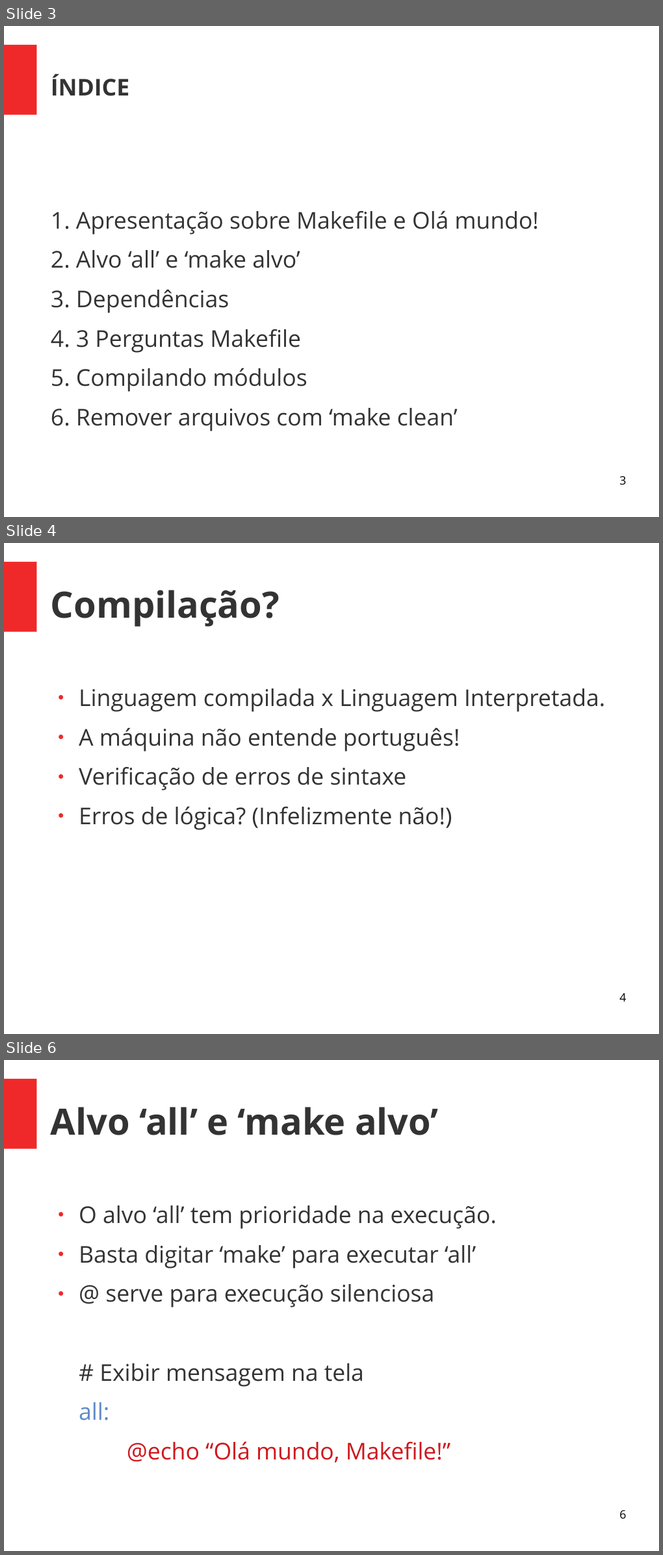
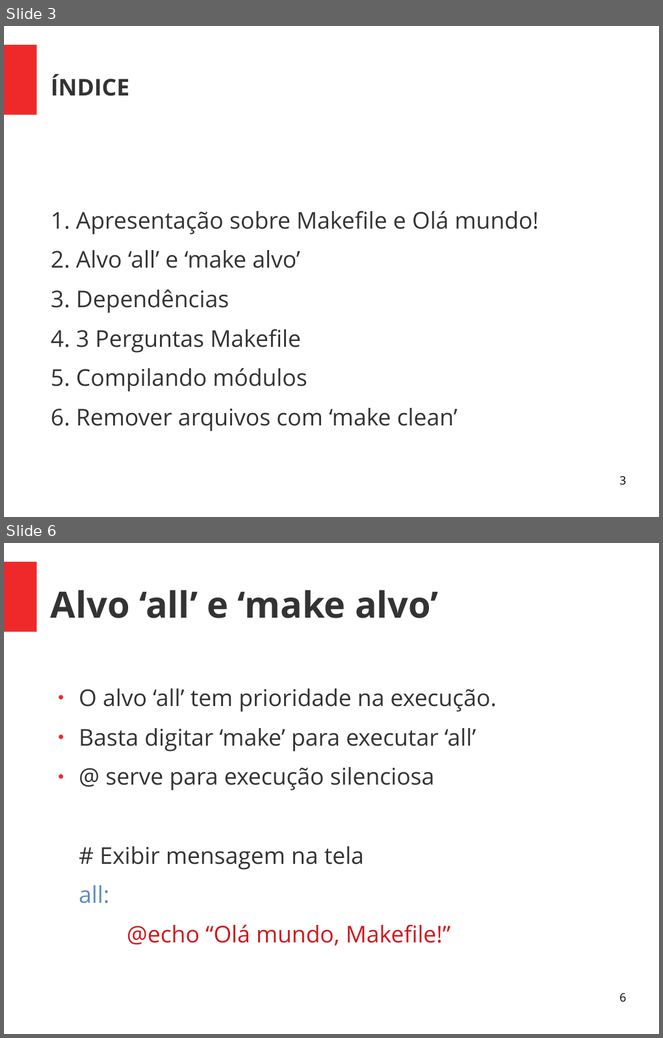
Before and after one commit to Rodolfo-Dirack/qualificacao-doutorado, a slide deck: slides/Apresentacao_qualificacao.odp. Shown one above the other, each under a label of ours: slides 3, 4 and 6 before the commit, slides 3 and 6 after it; the slides between them are not shown. The pictures are 663x1555 and 663x1038 pixels, drawn with LibreOffice and Linux fonts; fonts in the diff are those of the drawing. Boxes give left, top, right and bottom in pixels: in the first picture for what was removed or moved away, otherwise in the second. Text is boxed around its words. In the diff, an @@ line names an element or a change of style, - is before the commit and + after.

```diff
--- a/slides/Apresentacao_qualificacao.odp
+++ b/slides/Apresentacao_qualificacao.odp
@@ slide 4 removed at (4, 543, 659, 1034), background #FFFFFF; not listed: 1 template element that a slide beside it also shows @@
@@ title removed at (51, 590, 280, 627) @@
-Compilação?
@@ text removed at (79, 689, 605, 830) @@
-● Linguagem compilada x Linguagem Interpretada.
-● A máquina não entende português!
-● Verificação de erros de sintaxe
-● Erros de lógica? (Infelizmente não!)
@@ page number removed at (620, 993, 626, 1002) @@
-4
```
Also in this commit, not shown: 1 slide changed, 3 slides added, 2 other slides removed.
